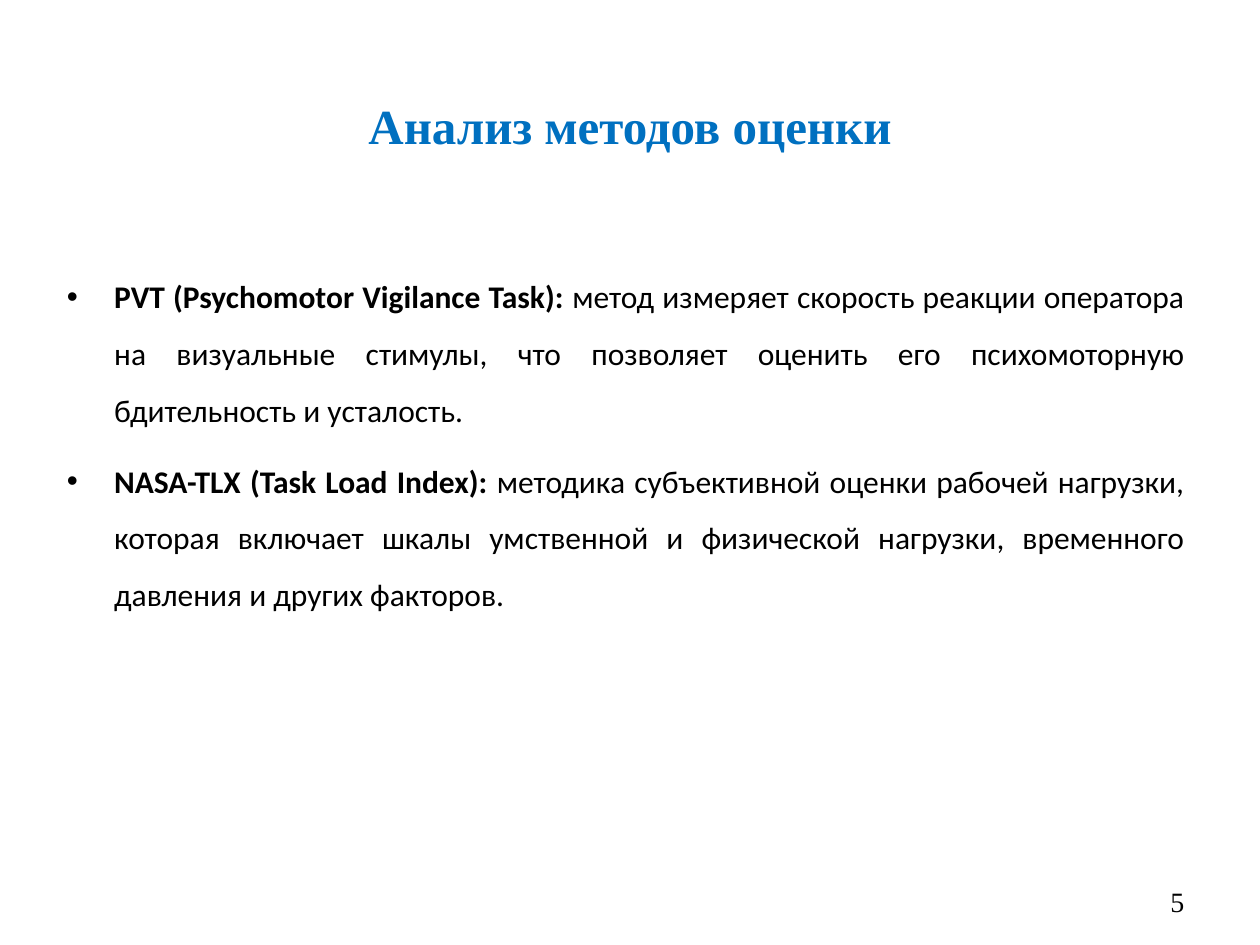
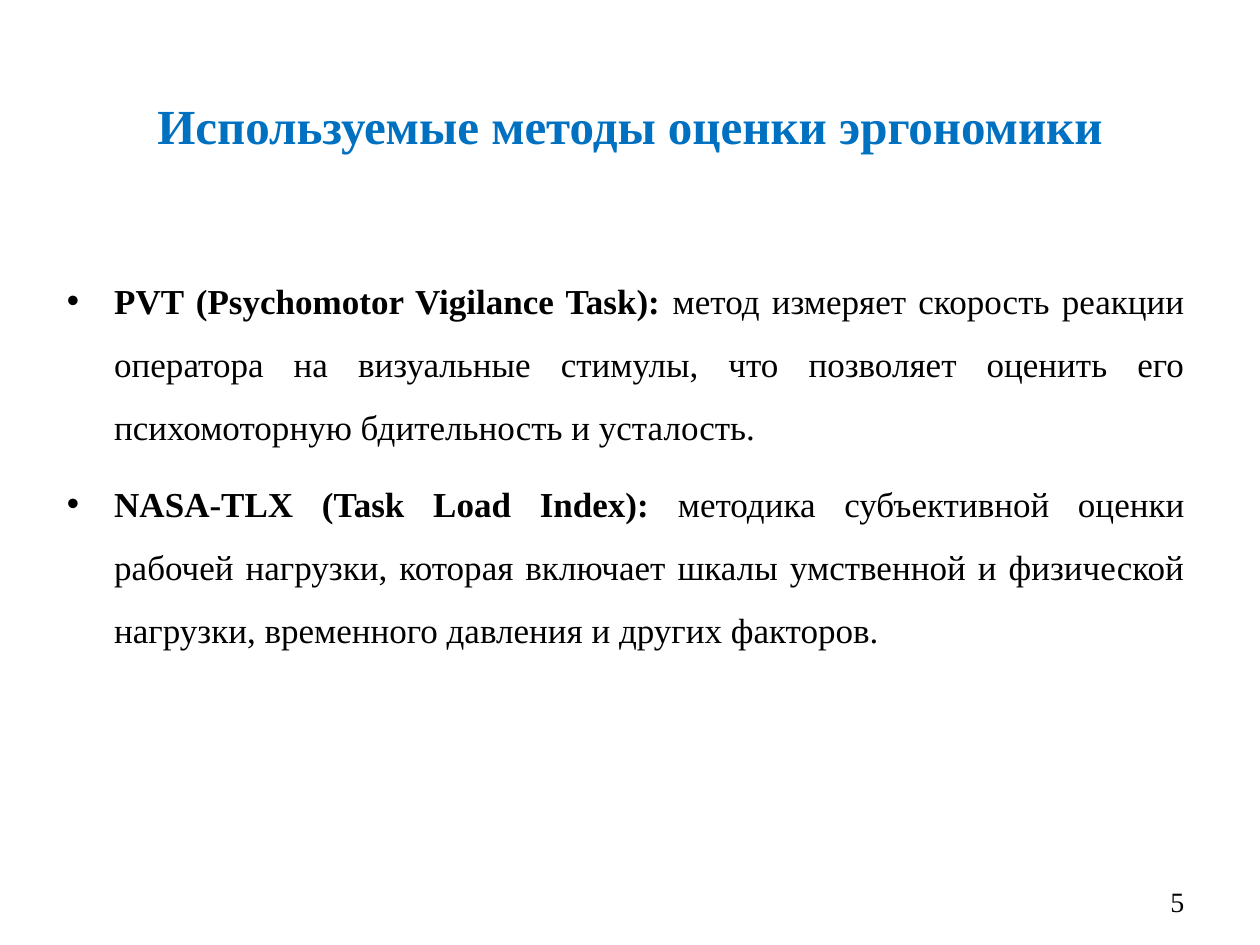
Before and after one commit to Ch1kez/PVT_NASA-TLX, a slide deck: slide 5 of Диплом/Презентация/презентация Курнаев.pptx. Drawn at 1260x945 pixels with LibreOffice and Linux fonts; fonts in the diff are those of the drawing. Boxes give left, top, right and bottom in pixels: in the first picture for what was removed or moved away, otherwise in the second. Text is boxed around its words. In the diff, an @@ line names an element or a change of style, - is before the commit and + after.

```diff
--- a/Диплом/Презентация/презентация Курнаев.pptx
+++ b/Диплом/Презентация/презентация Курнаев.pptx
@@ title at [157, 112, 1103, 153]: text changed @@
-Анализ методов оценки
+Используемые методы оценки эргономики
@@ text "PVT (Psychomotor Vigilance Task): метод ..." at [114, 289, 1184, 650]: size 18 to 20 pt, font Calibri to Times New Roman @@
```
Also in this commit, not shown: 4 other slides changed, 8 slides added, 9 slides removed, 1 other file.
